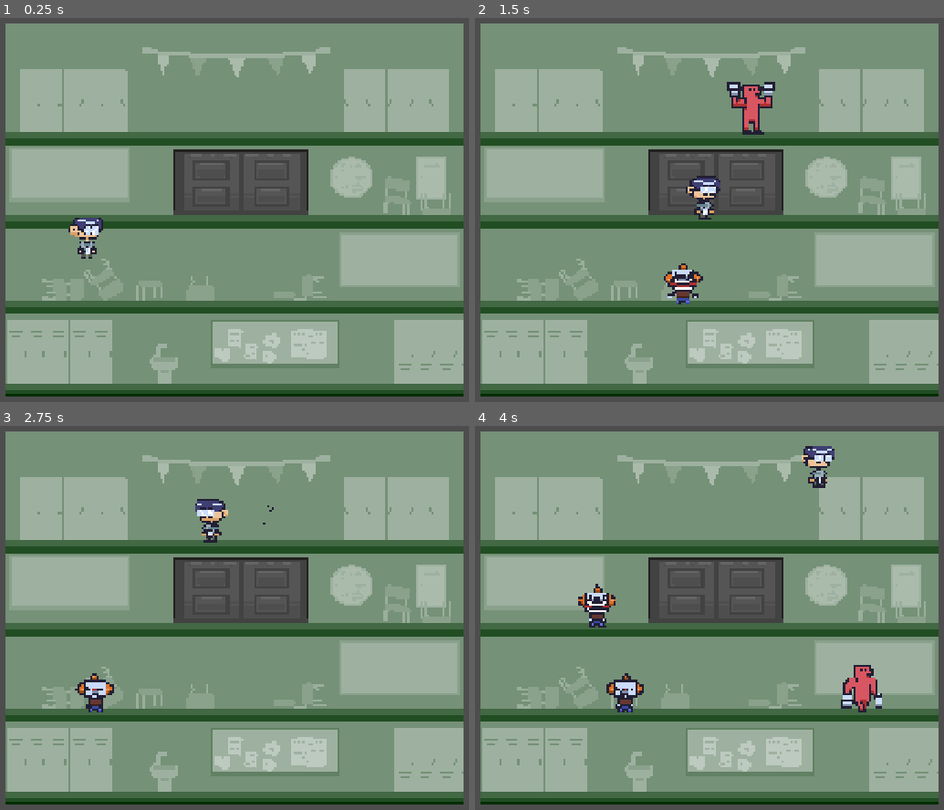
Above: before the commit, frames 1-4 (two rows, left to right).
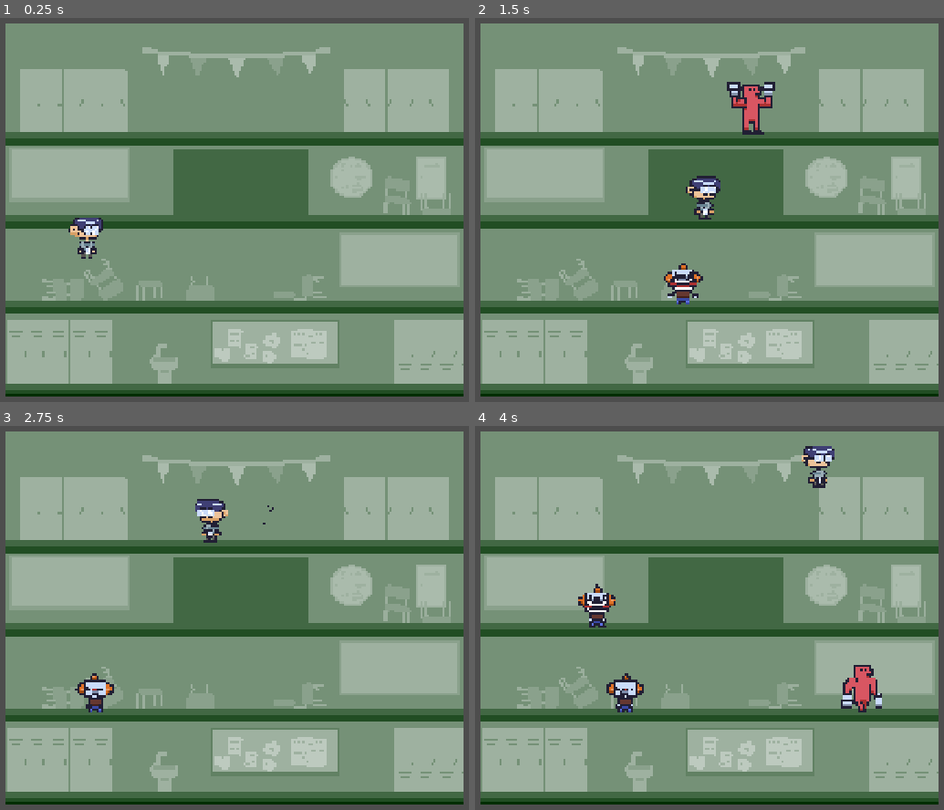
Above: after the commit, the same moments.

Repository: Artworitwo/Luces-y-sombras
Game: Godot game, scene res://scenes/LevelBase.tscn
Two runs of this game, one before a commit and one after it. Both use one fixed random seed, a clock stepped at 60 frames per second and the inputs below.
Inputs:
- Up to frame 1 (0.25 s): no input
- Up to frame 2 (1.5 s): hold Right (ui_right) from 0.53 s (still down); tap Up (ui_up) at 0.77 s
- Up to frame 3 (2.75 s): tap Up (ui_up) at 1.52 s; release Right (ui_right) at 2.03 s; hold Left (ui_left) from 2.03 s (still down)
- Up to frame 4 (4 s): release Left (ui_left) at 2.78 s; hold Right (ui_right) from 2.78 s (still down); tap Up (ui_up) at 3.02, 3.77 s

The runs differ from the first frame. In frame 1, 3.1% of the frame differs, in the area x 36-66%, y 34-52%; in frame 2, 2.8%; in frame 3, 3.1%; in frame 4, 3.1%.

Commit message:
boceto zona segura

Diff:
--- a/scenes/LevelBase.tscn
+++ b/scenes/LevelBase.tscn
@@ -32,8 +32,9 @@
 scale = Vector2(2.008668, -1.9814253)
 texture = ExtResource("2_f68rg")
 
-[node name="CharacterBody2D" parent="." unique_id=891867125 instance=ExtResource("3_f68rg")]
-position = Vector2(18, -99)
+[node name="Door" parent="." unique_id=891867125 instance=ExtResource("3_f68rg")]
+visible = false
+position = Vector2(18, -94)
 
 [node name="SandCointainer" type="Node2D" parent="." unique_id=1375854088]
 position = Vector2(-960, -510)
--- a/scenes/Objects/character_body_2d.tscn
+++ b/scenes/Objects/character_body_2d.tscn
@@ -1,8 +1,7 @@
 [gd_scene format=3 uid="uid://cw410dsw354k8"]
 
 [ext_resource type="Texture2D" uid="uid://bdyaysgve6enm" path="res://visual assets/Objects/Door.png" id="1_6q3m1"]
-
-[sub_resource type="RectangleShape2D" id="RectangleShape2D_3xopb"]
+[ext_resource type="Script" uid="uid://dnpt5ils50gsy" path="res://scripts/door.gd" id="1_jq7s1"]
 
 [sub_resource type="AtlasTexture" id="AtlasTexture_rn6mb"]
 atlas = ExtResource("1_6q3m1")
@@ -63,7 +62,7 @@
 "duration": 1.0,
 "texture": SubResource("AtlasTexture_uaphf")
 }],
-"loop": true,
+"loop": false,
 "name": &"Open",
 "speed": 4.0
 }, {
@@ -73,15 +72,24 @@
 "speed": 5.0
 }]
 
-[node name="CharacterBody2D" type="CharacterBody2D" unique_id=891867125]
+[sub_resource type="RectangleShape2D" id="RectangleShape2D_3xopb"]
+size = Vector2(7.3198195, 20)
 
-[node name="CollisionShape2D" type="CollisionShape2D" parent="." unique_id=1211796481]
-scale = Vector2(17.760002, 8.56)
-shape = SubResource("RectangleShape2D_3xopb")
+[node name="CharacterBody2D" type="Area2D" unique_id=329587886]
+collision_layer = 8
+script = ExtResource("1_jq7s1")
 
 [node name="AnimatedSprite2D" type="AnimatedSprite2D" parent="." unique_id=561074885]
 position = Vector2(15.000001, 63)
 scale = Vector2(1.9999994, 1.8578651)
 sprite_frames = SubResource("SpriteFrames_oyxrr")
 animation = &"Open"
-frame_progress = 0.24004486
+
+[node name="CollisionShape2D" type="CollisionShape2D" parent="." unique_id=1211796481]
+position = Vector2(-1.0000038, 0)
+scale = Vector2(17.760002, 8.56)
+shape = SubResource("RectangleShape2D_3xopb")
+disabled = true
+
+[connection signal="area_entered" from="." to="." method="_on_area_entered"]
+[connection signal="body_entered" from="." to="." method="_on_body_entered"]
--- a/scenes/entities/enemies/boss_enemy.gd
+++ b/scenes/entities/enemies/boss_enemy.gd
@@ -99,6 +99,7 @@
 				# Avisar al nivel
 			if get_parent().get_parent().has_method("record_death"):
 				get_parent().get_parent().record_death()
+				get_parent().get_parent().boss_defeated()
 			queue_free()
 
 	move_and_slide()
--- a/scenes/level_base.gd
+++ b/scenes/level_base.gd
@@ -2,13 +2,14 @@
 
 @export var goal_enemies_purified:int
 @onready var boss_spawner = find_child("BossSpawner") # Tu MultiplayerSpawner del jefe
+@onready var door
 var enemies_purified = 0
 
 
 # Called when the node enters the scene tree for the first time.
 func _ready() -> void:
 	enemies_purified = 0
-
+	door = $Door
 
 # Called every frame. 'delta' is the elapsed time since the previous frame.
 func _process(delta: float) -> void:
@@ -27,7 +28,8 @@
 func boss_defeated() -> void:
 	if !multiplayer.is_server(): return
 	print("La Diva ha sido derrotada")
-
+	door.visible = true
+	door.open()
 
 
 func limpiar_mapa_y_spawn_boss():
@@ -64,3 +66,9 @@
 	add_child(game_over)
 	# Opcional: pausar el juego para que nada se mueva atrás
 	get_tree().paused = true
+
+func changeBack(tex:Texture2D):
+	$Node2D/Sprite2D.texture = tex
+	var tam_objetivo = Vector2(1200, -1000)
+	var tam_original = tex.get_size()
+	$Node2D/Sprite2D.scale = tam_objetivo / tam_original
--- /dev/null
+++ b/scripts/door.gd
@@ -0,0 +1,23 @@
+extends Node
+var zonasegura = preload("res://visual assets/enemies/temporalboss.jpg")
+var nonactive: bool
+# Called when the node enters the scene tree for the first time.
+func _ready() -> void:
+	pass # Replace with function body.
+
+
+# Called every frame. 'delta' is the elapsed time since the previous frame.
+func _process(delta: float) -> void:
+	pass
+
+func open():
+	$AnimatedSprite2D.play("Open")
+	await $AnimatedSprite2D.animation_finished
+	$CollisionShape2D.disabled = false
+
+
+func _on_body_entered(body: Node2D) -> void:
+	if $CollisionShape2D.disabled == false:
+		get_parent().changeBack(zonasegura)
+		$CollisionShape2D.disabled = true
+		$AnimatedSprite2D.play_backwards("Open")
Not shown, added: scripts/door.gd.uid
